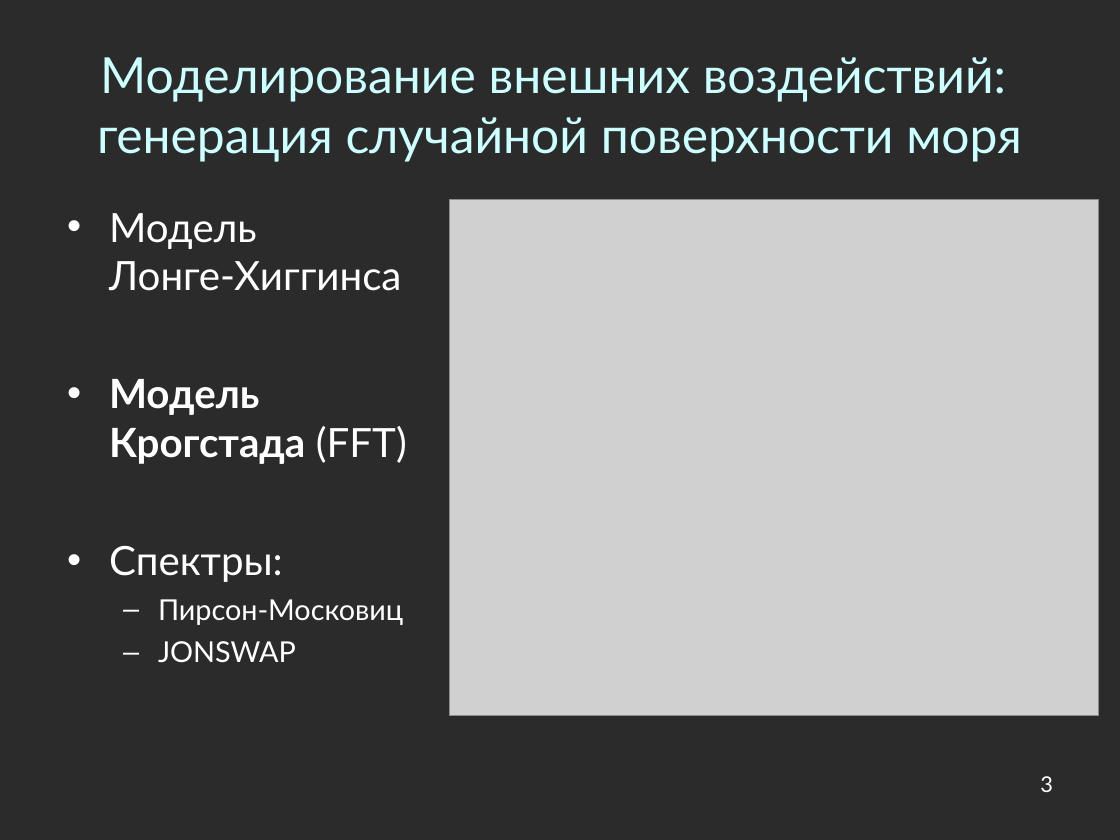
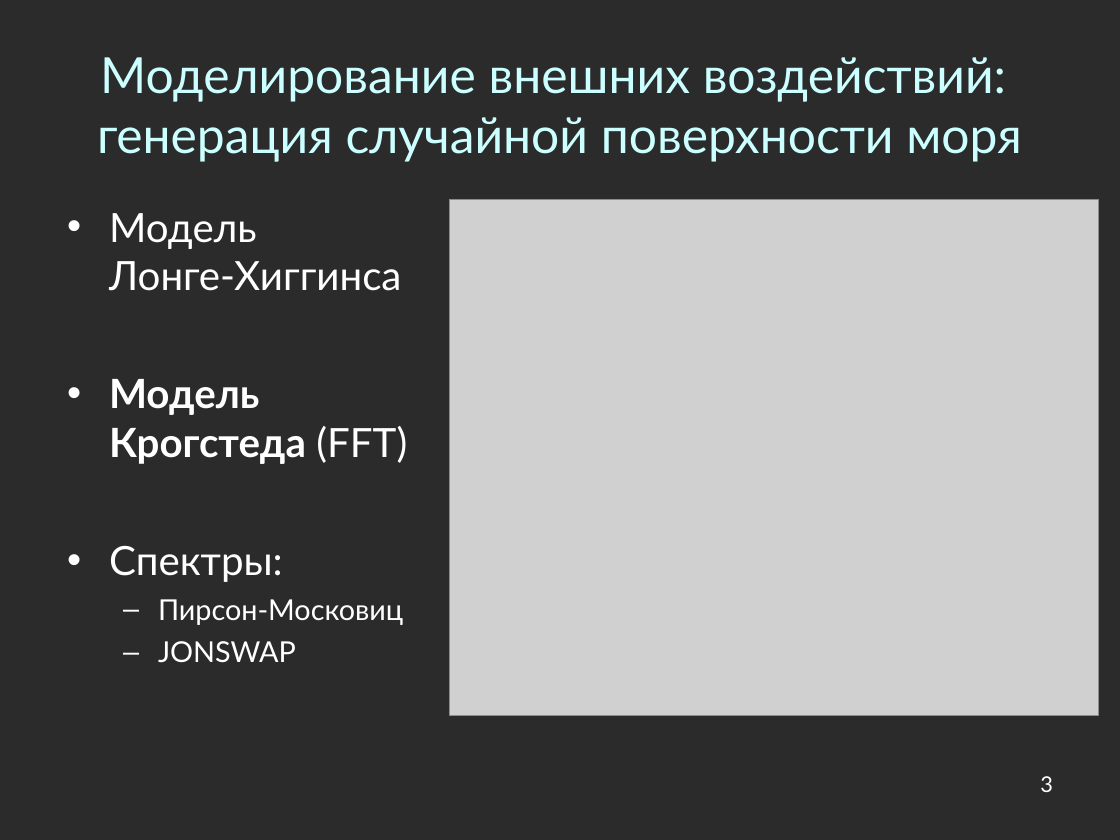
Before and after one commit to Jacobi20/nano-vis, a slide deck: slide 3 of docs/conf_2011_cyprus/conf_2011_cyprus.ppt. Drawn at 1120x840 pixels with LibreOffice and Linux fonts; fonts in the diff are those of the drawing; grey boxes stand for pictures; background and template pictures are left out; a plain dark background stands for a picture behind light text. Boxes give left, top, right and bottom in pixels: in the first picture for what was removed or moved away, otherwise in the second. Text is boxed around its words. In the diff, an @@ line names an element or a change of style, - is before the commit and + after.

```diff
--- a/docs/conf_2011_cyprus/conf_2011_cyprus.ppt
+++ b/docs/conf_2011_cyprus/conf_2011_cyprus.ppt
@@ text at (109,379,407,464): text changed @@
-• Модель Крогстада (FFT)
+• Модель Крогстеда (FFT)
```
Also in this commit, not shown: 2 other slides changed, 7 slides added, 11 other files.
